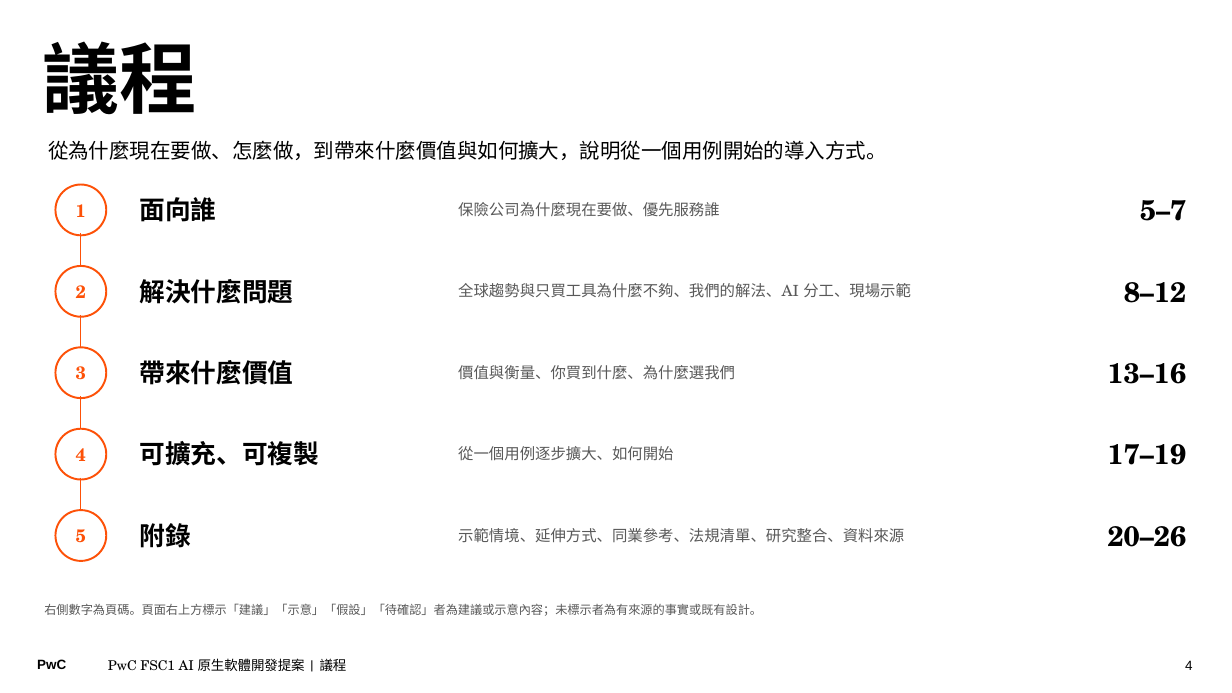
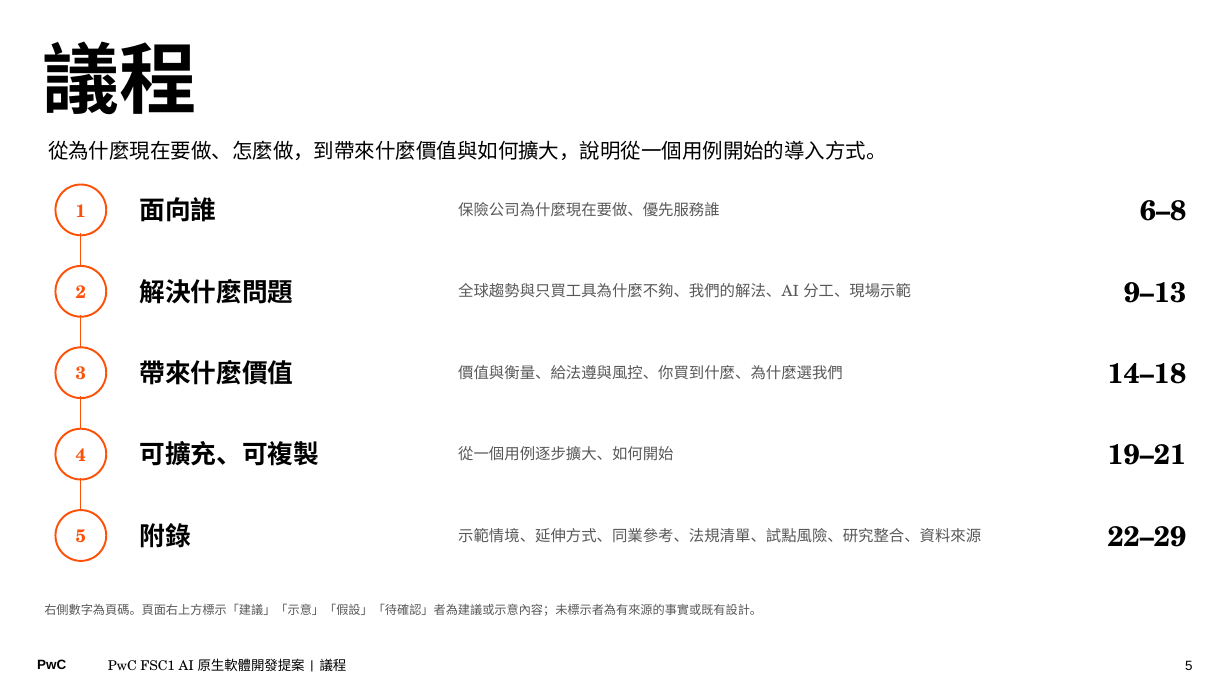
Before and after one commit to Robshao/PwC_FSC1, a slide deck: slide 5 of research/ai-native-sdlc/AI原生軟體開發_合夥人提案簡報.pptx (slide 4 before the commit). Drawn at 1232x693 pixels with LibreOffice and Linux fonts; fonts in the diff are those of the drawing. Boxes give left, top, right and bottom in pixels: in the first picture for what was removed or moved away, otherwise in the second. Text is boxed around its words. In the diff, an @@ line names an element or a change of style, - is before the commit and + after.

```diff
--- a/research/ai-native-sdlc/AI原生軟體開發_合夥人提案簡報.pptx
+++ b/research/ai-native-sdlc/AI原生軟體開發_合夥人提案簡報.pptx
@@ text at (1140, 200, 1186, 221): text changed @@
-5–7
+6–8
@@ text at (1124, 282, 1187, 303): text changed @@
-8–12
+9–13
@@ text at (458, 365, 843, 380): text changed @@
-價值與衡量、你買到什麼、為什麼選我們
+價值與衡量、給法遵與風控、你買到什麼、為什麼選我們
@@ text at (1108, 363, 1187, 384): text changed @@
-13–16
+14–18
@@ text at (1108, 444, 1187, 465): text changed @@
-17–19
+19–21
@@ text at (458, 528, 981, 542): text changed @@
-示範情境、延伸方式、同業參考、法規清單、研究整合、資料來源
+示範情境、延伸方式、同業參考、法規清單、試點風險、研究整合、資料來源
@@ text at (1108, 526, 1187, 547): text changed @@
-20–26
+22–29
@@ page number at (1185, 660, 1192, 670): text changed @@
-4
+5
```
Also in this commit, not shown: 9 other slides changed, 3 slides added, 5 other files.
